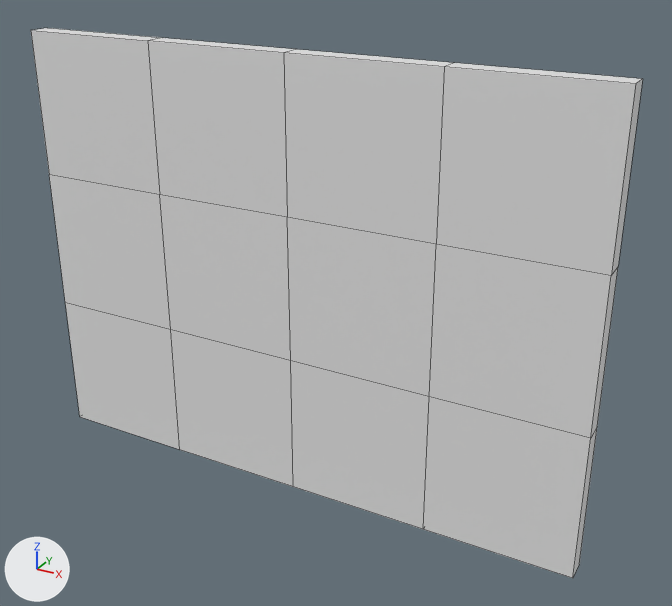
One commit to the FBX model Assets/Trash/Models/ModularKit/SM_Wall_Int_4m_01a.fbx: the scene before it, then after it.
The view is the same before and after, from a 50 mm camera at (4.93, -4.85, 3.84) aimed at (2.25, 0.02, 1.41). Lighting does not change. The marker at lower left points along +X, +Y and +Z. Mesh edges are drawn as thin lines. Where no turn or scale is listed for an object, it has been applied to the vertices.

Names of what the first picture shows: 'Wall_Int_4m_01a'.
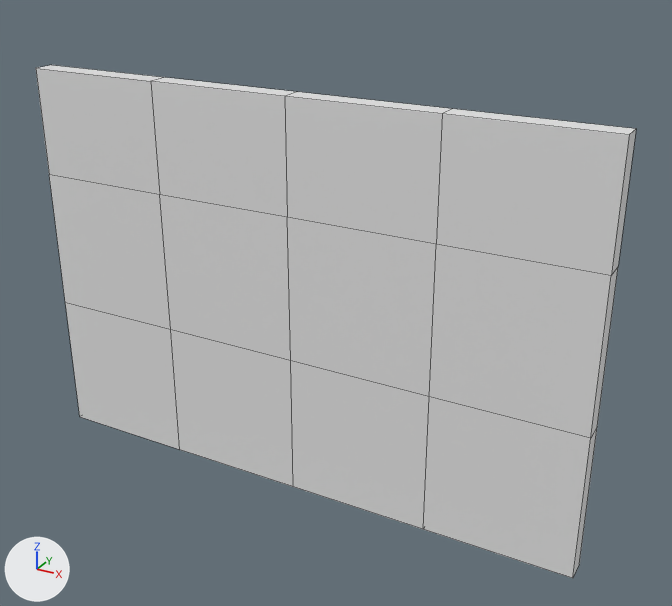
Where the change shows, as pixel boxes [x1, y1, x2, y2] in the pictures (672 x 606 px; the box of a moved part takes in the faces that stretch with it):
'Wall_Int_4m_01a', reshaped (7% shorter): before [31, 28, 643, 578]; after [36, 65, 636, 578]
part 1 of me_mesh, moved or reshaped: before [31, 28, 643, 275]; after [36, 65, 636, 275]

The change, as a list of edits to the scene's bpy script:
```text
Change me_mesh:
    where me_mesh.from_pydata(...)  # 40 vertices, 38 faces; spans x 0.0..4.0, y -0.15..0.0, z 0.0..3.0
    used by ob_wall_int_4m_01a; location = (0.0, 0.0, 0.0)
    me_mesh part 1: all 10 vertices in x 0.0..4.0, y -0.15..0.0, z 3.0 are moved by (0.0, 0.0, -0.25)
```
